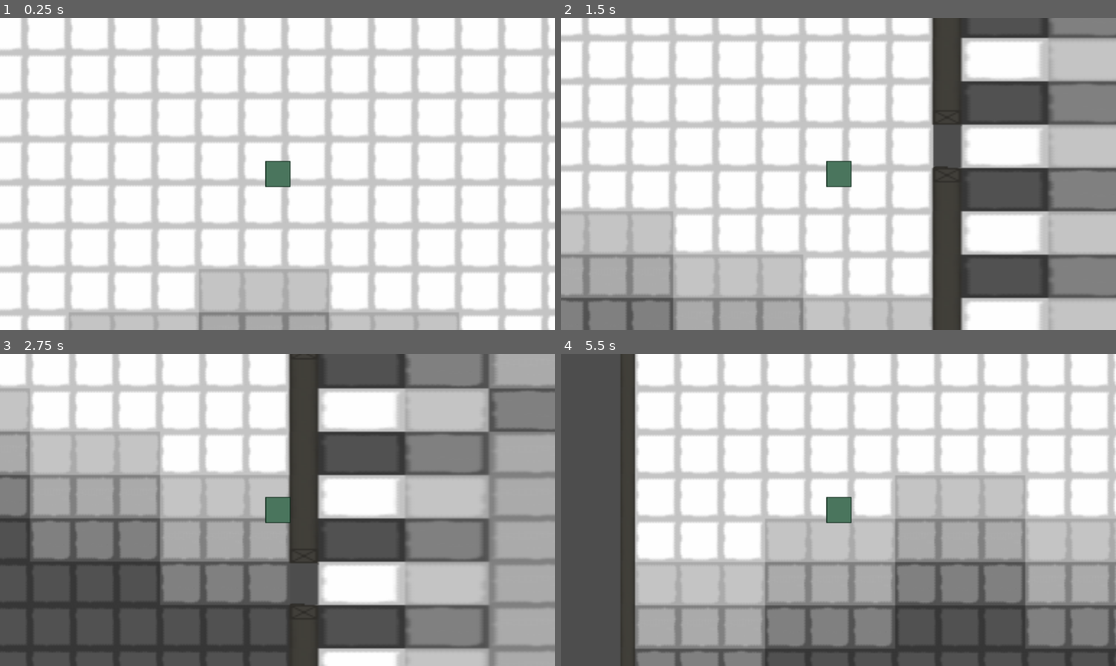
Above: before the commit, frames 1-4 (two rows, left to right).
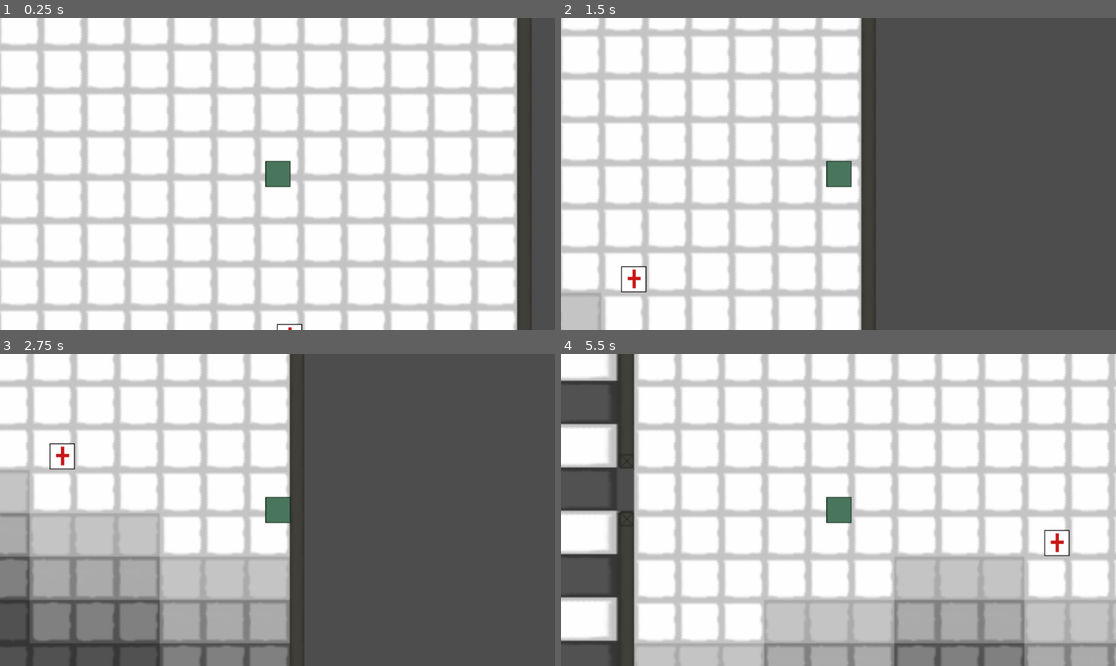
Above: after the commit, the same moments.

Repository: BZOgletree/piratesoftware-game-jab-01-2025
Game: Godot game, scene res://Scenes/Floor1/floor1.tscn
Two runs of this game, one before a commit and one after it. Both use one fixed random seed, a clock stepped at 60 frames per second and the inputs below.
Inputs:
- Up to frame 1 (0.25 s): no input
- Up to frame 2 (1.5 s): tap Enter at 0.5 s; hold D (Right) 0.53-1.28 s; tap E (Bite) at 0.6 s; hold S (Down) from 1.28 s (still down); tap Q (Claw) at 1.35 s
- Up to frame 3 (2.75 s): release S (Down) at 2.03 s; hold D (Right) from 2.03 s (still down); tap E (Bite) at 2.1 s
- Up to frame 4 (5.5 s): tap Space at 2.75 s; release D (Right) at 2.78 s; hold W (Up) 2.78-3.53 s; tap Q (Claw) at 2.85, 4.35 s; hold A (Left) 3.53-5.03 s; tap E (Bite) at 3.6, 5.1 s; hold S (Down) from 5.03 s (still down)

The runs differ from the first frame. In frame 1, 51% of the frame differs, in the area x 0-100%, y 0-100%; in frame 2, 64%; in frame 3, 68%; in frame 4, 53%.

Commit message:
Update escape locations

Diff:
--- a/game-jam-2025/Scenes/Floor1/floor1.tscn
+++ b/game-jam-2025/Scenes/Floor1/floor1.tscn
@@ -93,6 +93,9 @@
 navigation_layer_0/layers = 1
 sources/0 = SubResource("TileSetAtlasSource_3mdkl")
 
+[sub_resource type="SegmentShape2D" id="SegmentShape2D_20ywh"]
+b = Vector2(0.330078, 58.9681)
+
 [node name="First Floor" type="Node2D"]
 
 [node name="TileMapLayer" type="TileMapLayer" parent="."]
@@ -132,15 +135,116 @@
 position = Vector2(2041.16, 6.57843)
 
 [node name="Player" parent="." instance=ExtResource("2_ad7us")]
-position = Vector2(-224.761, 176.001)
+position = Vector2(2104.36, 121.313)
 
 [node name="Camera2D" type="Camera2D" parent="Player"]
 zoom = Vector2(3, 3)
 
-[node name="Target" parent="." node_paths=PackedStringArray("player", "escape_location") instance=ExtResource("3_pycy6")]
-position = Vector2(-187.506, -77.3767)
+[node name="Target" parent="." node_paths=PackedStringArray("player", "escape_location", "escape_waypoint_1", "escape_waypoint_2") instance=ExtResource("3_pycy6")]
+position = Vector2(2112.42, 234.195)
 player = NodePath("../Player")
 escape_location = NodePath("../EscapeLocation")
+escape_waypoint_1 = NodePath("../DoorwayWaypoint4")
+escape_waypoint_2 = NodePath("../DoorwayWaypoint2")
+number_of_waypoints_prior_to_escape = 2
 
 [node name="EscapeLocation" parent="." instance=ExtResource("9_b3ht4")]
-position = Vector2(-351.355, 144.997)
+position = Vector2(919.235, -581.646)
+scale = Vector2(0.75, 0.5)
+
+[node name="DoorwayWaypoint" type="Area2D" parent="."]
+position = Vector2(659.869, -302.01)
+
+[node name="CollisionShape2D" type="CollisionShape2D" parent="DoorwayWaypoint"]
+shape = SubResource("SegmentShape2D_20ywh")
+
+[node name="DoorwayWaypoint2" type="Area2D" parent="."]
+position = Vector2(1167.87, -295.01)
+
+[node name="CollisionShape2D" type="CollisionShape2D" parent="DoorwayWaypoint2"]
+shape = SubResource("SegmentShape2D_20ywh")
+
+[node name="DoorwayWaypoint3" type="Area2D" parent="."]
+position = Vector2(937.869, -21.0101)
+rotation = 1.5708
+
+[node name="CollisionShape2D" type="CollisionShape2D" parent="DoorwayWaypoint3"]
+shape = SubResource("SegmentShape2D_20ywh")
+
+[node name="DoorwayWaypoint4" type="Area2D" parent="."]
+position = Vector2(1836.87, -308.01)
+
+[node name="CollisionShape2D" type="CollisionShape2D" parent="DoorwayWaypoint4"]
+shape = SubResource("SegmentShape2D_20ywh")
+
+[node name="DoorwayWaypoint5" type="Area2D" parent="."]
+position = Vector2(1846.87, 172.99)
+
+[node name="CollisionShape2D" type="CollisionShape2D" parent="DoorwayWaypoint5"]
+shape = SubResource("SegmentShape2D_20ywh")
+
+[node name="DoorwayWaypoint6" type="Area2D" parent="."]
+position = Vector2(1848.06, 356.128)
+
+[node name="CollisionShape2D" type="CollisionShape2D" parent="DoorwayWaypoint6"]
+shape = SubResource("SegmentShape2D_20ywh")
+
+[node name="DoorwayWaypoint7" type="Area2D" parent="."]
+position = Vector2(-32.0784, 351.371)
+
+[node name="CollisionShape2D" type="CollisionShape2D" parent="DoorwayWaypoint7"]
+shape = SubResource("SegmentShape2D_20ywh")
+
+[node name="DoorwayWaypoint8" type="Area2D" parent="."]
+position = Vector2(-38.0244, 164.666)
+
+[node name="CollisionShape2D" type="CollisionShape2D" parent="DoorwayWaypoint8"]
+shape = SubResource("SegmentShape2D_20ywh")
+
+[node name="DoorwayWaypoint9" type="Area2D" parent="."]
+position = Vector2(-38.0244, -304.025)
+
+[node name="CollisionShape2D" type="CollisionShape2D" parent="DoorwayWaypoint9"]
+shape = SubResource("SegmentShape2D_20ywh")
+
+[node name="DoorwayWaypoint10" type="Area2D" parent="."]
+position = Vector2(242.938, 19.7746)
+rotation = 1.5708
+
+[node name="CollisionShape2D" type="CollisionShape2D" parent="DoorwayWaypoint10"]
+shape = SubResource("SegmentShape2D_20ywh")
+
+[node name="DoorwayWaypoint11" type="Area2D" parent="."]
+position = Vector2(1632.63, 27.3341)
+rotation = 1.5708
+
+[node name="CollisionShape2D" type="CollisionShape2D" parent="DoorwayWaypoint11"]
+shape = SubResource("SegmentShape2D_20ywh")
+
+[node name="DoorwayWaypoint12" type="Area2D" parent="."]
+position = Vector2(1742.24, -120.077)
+rotation = 1.5708
+
+[node name="CollisionShape2D" type="CollisionShape2D" parent="DoorwayWaypoint12"]
+shape = SubResource("SegmentShape2D_20ywh")
+
+[node name="DoorwayWaypoint13" type="Area2D" parent="."]
+position = Vector2(1898.47, -123.856)
+rotation = 1.5708
+
+[node name="CollisionShape2D" type="CollisionShape2D" parent="DoorwayWaypoint13"]
+shape = SubResource("SegmentShape2D_20ywh")
+
+[node name="DoorwayWaypoint14" type="Area2D" parent="."]
+position = Vector2(167.343, -121.337)
+rotation = 1.5708
+
+[node name="CollisionShape2D" type="CollisionShape2D" parent="DoorwayWaypoint14"]
+shape = SubResource("SegmentShape2D_20ywh")
+
+[node name="DoorwayWaypoint15" type="Area2D" parent="."]
+position = Vector2(-36.7646, -130.156)
+rotation = 1.5708
+
+[node name="CollisionShape2D" type="CollisionShape2D" parent="DoorwayWaypoint15"]
+shape = SubResource("SegmentShape2D_20ywh")
--- a/game-jam-2025/Scripts/target.gd
+++ b/game-jam-2025/Scripts/target.gd
@@ -3,6 +3,12 @@
 @export var player: Node2D
 @export var speed: int
 @export var escape_location: Node2D
+@export var escape_waypoint_1: Node2D
+@export var escape_waypoint_2: Node2D
+@export var escape_waypoint_3: Node2D
+@export var escape_waypoint_4: Node2D
+@export var escape_waypoint_5: Node2D
+@export var number_of_waypoints_prior_to_escape: int
 @onready var nav_agent := $NavigationAgent2D
 
 enum state {
@@ -11,22 +17,47 @@
 	PANIC = 300
 }
 
+var current_escape_waypoint_location = 1
+var target_position
+
+
 func _ready() -> void:
 	speed = state.IDLE
 
 func _physics_process(_delta: float) -> void:
 	var dir = to_local(nav_agent.get_next_path_position()).normalized()
 	velocity = dir * speed
-	if speed == state.IDLE:
+	if speed == state.ALERT:
 		makePath()
 	move_and_slide()
+	var current_position = self.translate
+	if (target_position != null):
+		print(target_position.position)
 
 func makePath():
-	nav_agent.target_position = player.global_position
+	if current_escape_waypoint_location == 1:
+		nav_agent.target_position = escape_waypoint_1.global_position
+		target_position = escape_waypoint_1.global_position
+	elif current_escape_waypoint_location == 2 && number_of_waypoints_prior_to_escape != 1:
+		nav_agent.target_position = escape_waypoint_2.global_position
+		target_position = escape_waypoint_2.global_position
+	elif current_escape_waypoint_location == 3 && number_of_waypoints_prior_to_escape != 2:
+		nav_agent.target_position = escape_waypoint_3.global_position
+		target_position = escape_waypoint_3.global_position
+	elif current_escape_waypoint_location == 4 && number_of_waypoints_prior_to_escape != 3:
+		nav_agent.target_position = escape_waypoint_4.global_position
+		target_position = escape_waypoint_4.global_position
+	elif current_escape_waypoint_location == 5 && number_of_waypoints_prior_to_escape != 4:
+		nav_agent.target_position = escape_waypoint_5.global_position
+		target_position = escape_waypoint_5.global_position
+	else:
+		nav_agent.target_position = escape_location.global_position
+		target_position = escape_location.global_position
+
 
 func _on_alert_radius_area_entered(area: Area2D) -> void:
 	print('Alerted')
-	self.speed = state.IDLE
+	self.speed = state.ALERT
 	print(self.speed)
 
 func _on_alert_radius_area_exited(area: Area2D) -> void:
Not shown: 1 places in game-jam-2025/Scenes/Floor1/floor1.tscn that only renumber resources
